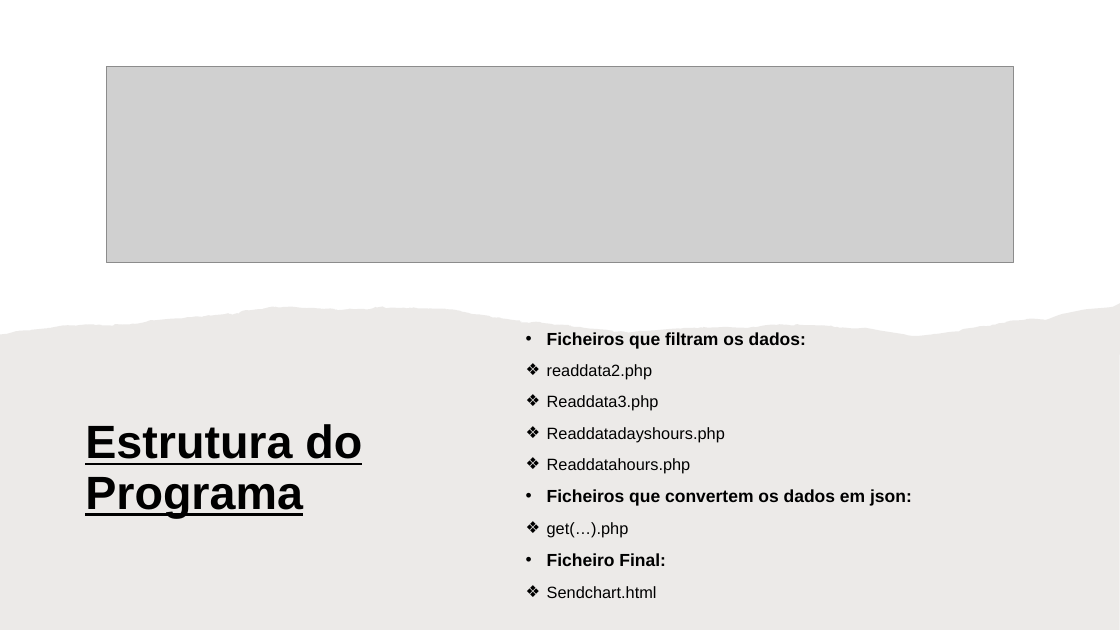
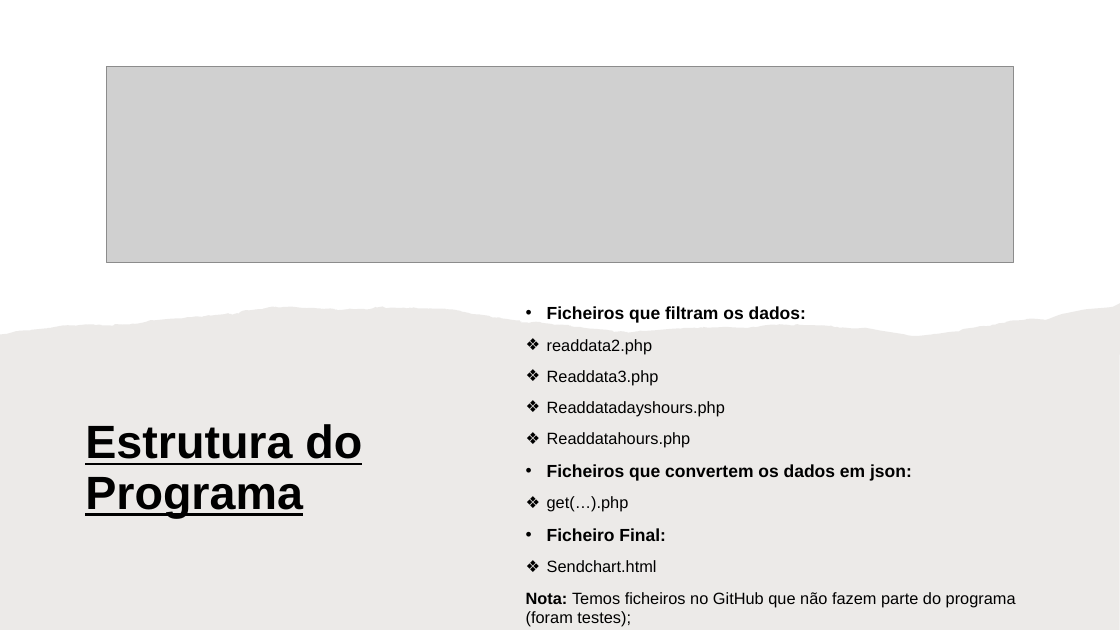
Before and after one commit to iptomar/PI2023, a slide deck: slide 4 of SEND_ALGORITHM/Apresentação Final.pptx. Drawn at 1120x630 pixels with LibreOffice and Linux fonts; fonts in the diff are those of the drawing; grey boxes stand for pictures. Boxes give left, top, right and bottom in pixels: in the first picture for what was removed or moved away, otherwise in the second. Text is boxed around its words. In the diff, an @@ line names an element or a change of style, - is before the commit and + after.

Commit message:
update da apresentação

```diff
--- a/SEND_ALGORITHM/Apresentação Final.pptx
+++ b/SEND_ALGORITHM/Apresentação Final.pptx
@@ text at (526,592,1016,627): paragraph added @@
+Nota: Temos ficheiros no GitHub que não fazem parte do programa (foram testes);
```
